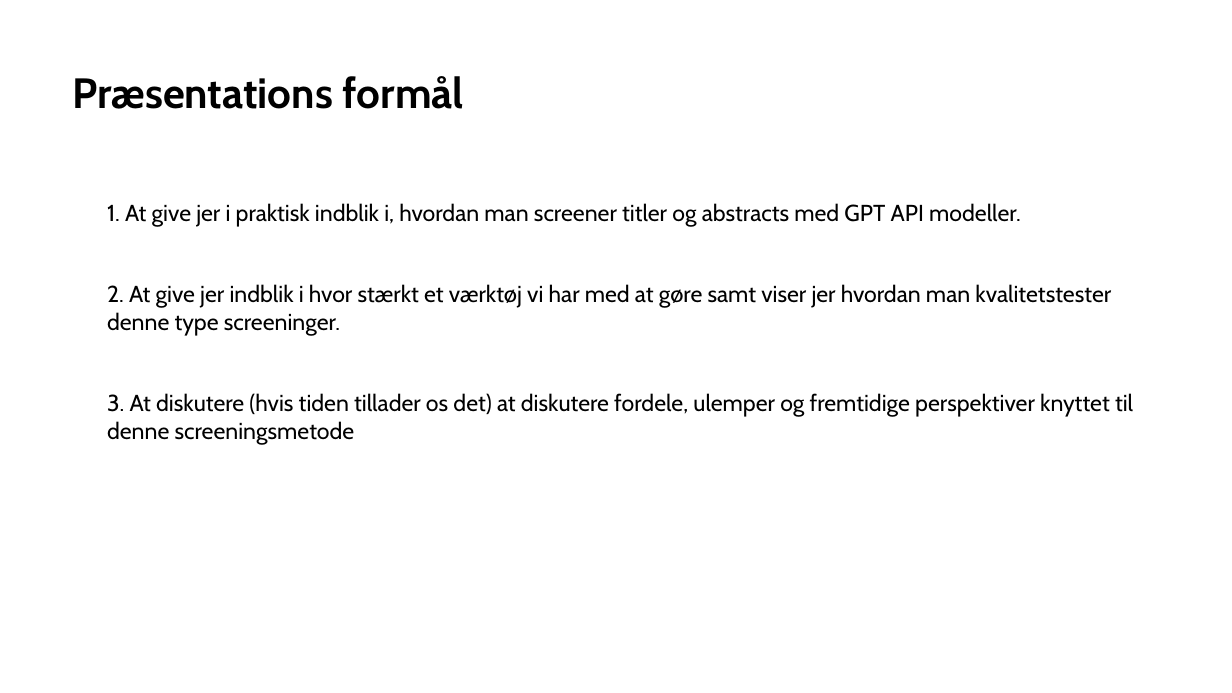
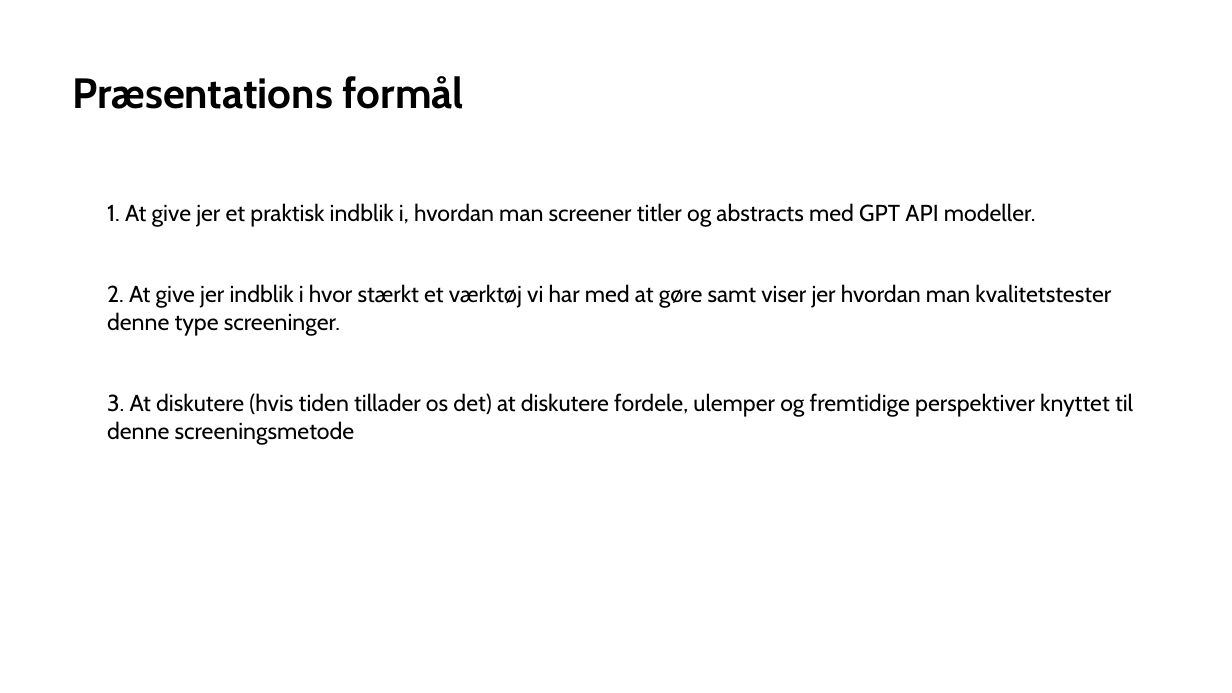
Before and after one commit to MikkelVembye/SR-Network-Presentation, a slide deck: slide 2 of Brug af GPT API modeller til at screene.pptx. Drawn at 1232x693 pixels with LibreOffice and Linux fonts; fonts in the diff are those of the drawing; background and template pictures are left out. Boxes give left, top, right and bottom in pixels: in the first picture for what was removed or moved away, otherwise in the second. Text is boxed around its words. In the diff, an @@ line names an element or a change of style, - is before the commit and + after.

```diff
--- a/Brug af GPT API modeller til at screene.pptx
+++ b/Brug af GPT API modeller til at screene.pptx
@@ text at <box>107,203,1036,227</box>: text changed @@
-1. 1. At give jer i praktisk indblik i, hvordan man screener titler og abstracts med GPT API modeller.
+1. 1. At give jer et praktisk indblik i, hvordan man screener titler og abstracts med GPT API modeller.
```
Also in this commit, not shown: 1 other slide changed, 11 other files.
